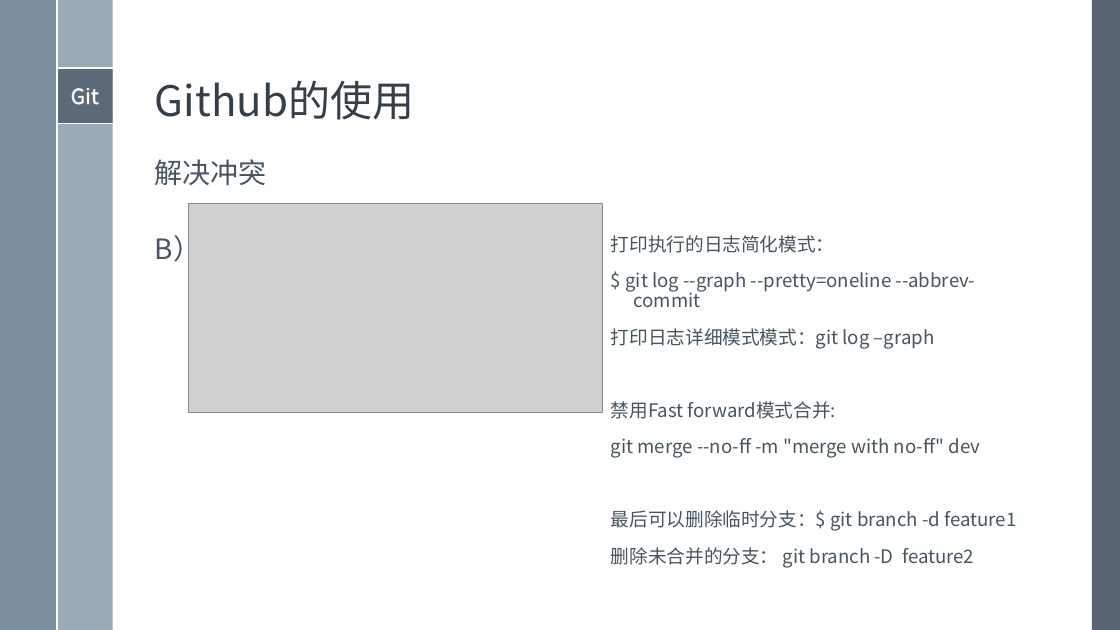
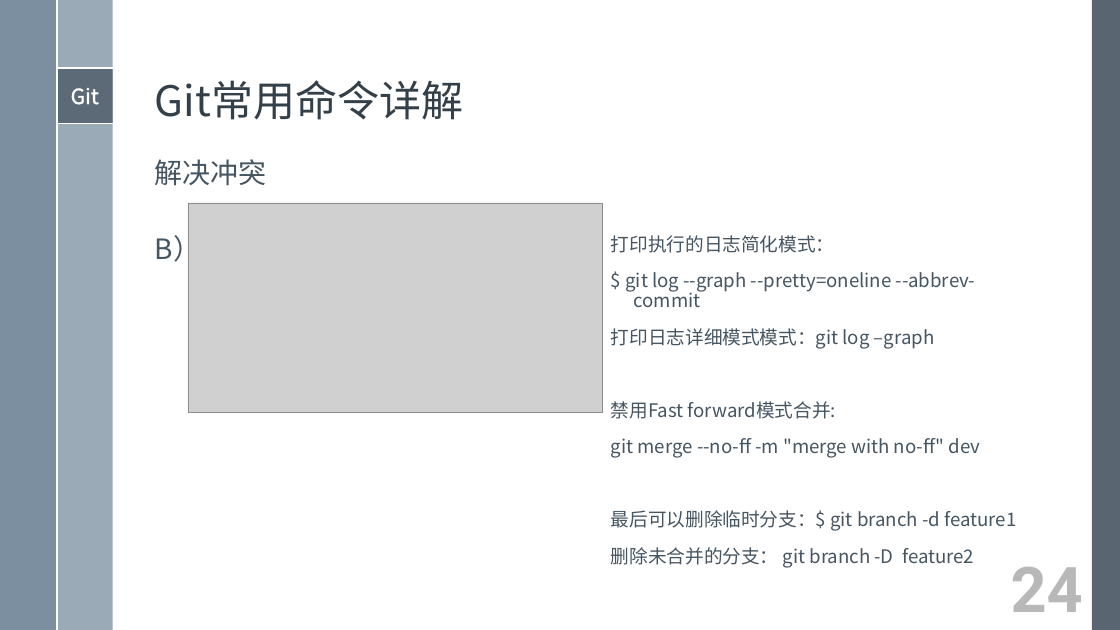
Before and after one commit to xami/joke, a slide deck: slide 24 of docs/windows模板/演示文稿 2.pptx. Drawn at 1120x630 pixels with LibreOffice and Linux fonts; fonts in the diff are those of the drawing; grey boxes stand for pictures. Boxes give left, top, right and bottom in pixels: in the first picture for what was removed or moved away, otherwise in the second. Text is boxed around its words. In the diff, an @@ line names an element or a change of style, - is before the commit and + after.

```diff
--- a/docs/windows模板/演示文稿 2.pptx
+++ b/docs/windows模板/演示文稿 2.pptx
@@ title at (x1=155, y1=80, x2=463, y2=120): text changed @@
-Github的使用
+Git常用命令详解
@@ text added at (x1=1011, y1=567, x2=1083, y2=612), 54 pt, text gradient #5C5C5C to #B9B9B9 to #F8F8F8, bold @@
+24
```
Also in this commit, not shown: 30 other slides changed.
